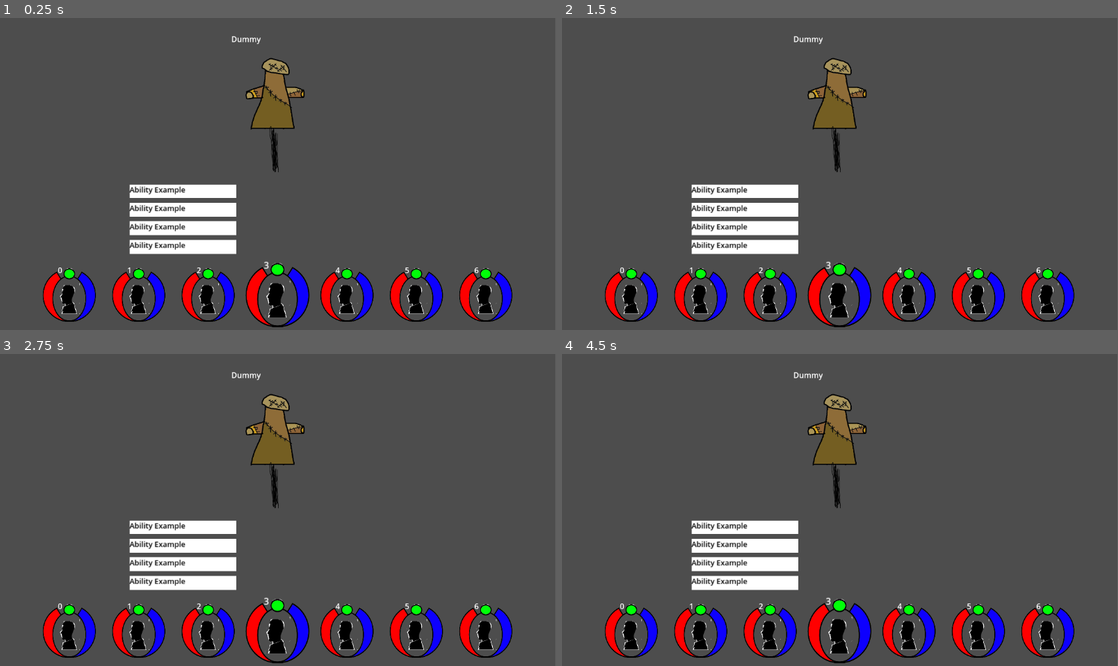
Above: before the commit, frames 1-4 (two rows, left to right).
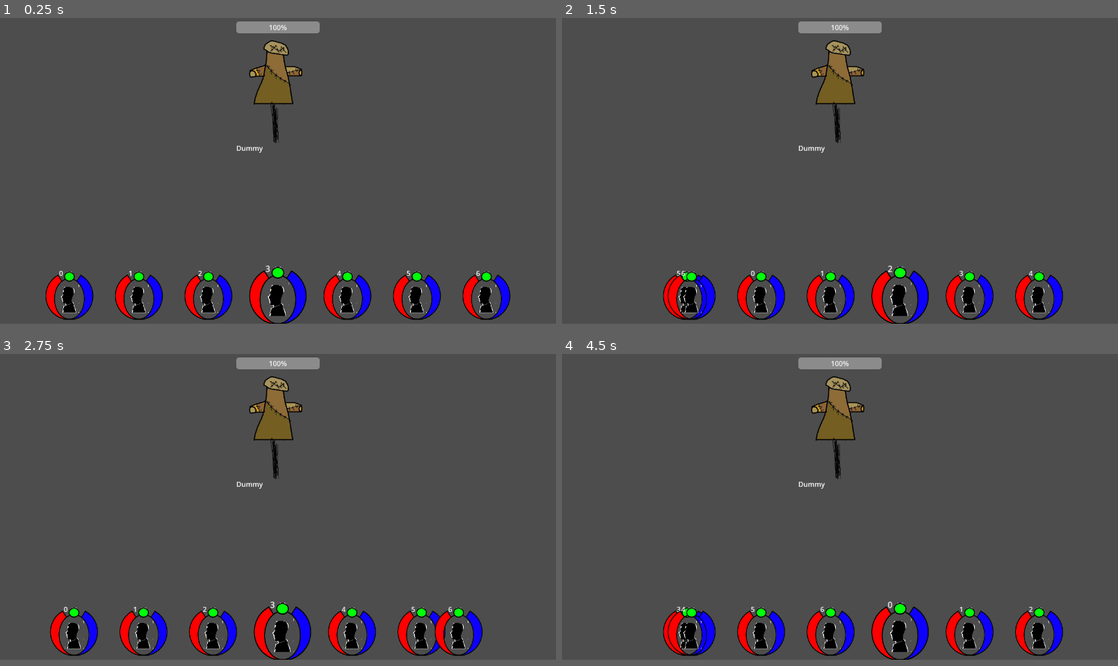
Above: after the commit, the same moments.

Repository: JaroschJr/RPG
Game: Godot game, scene res://Battle/Battlefield.tscn
Same seed, same stepped clock (60 frames per second), same inputs: the game is played once before the commit and once after it. The project has no main scene, so this scene is started directly.
Inputs (mouse positions are in pixels of both pictures, inside the frame that each line leads up to):
- Up to frame 1 (0.25 s): no input
- Up to frame 2 (1.5 s): tap Enter at 0.5 s; move the mouse to (628, 295) at 0.52 s; click (628, 295) at 0.6 s; tap Space at 1.25 s; move the mouse to (701, 295) at 1.27 s; click (701, 295) at 1.35 s
- Up to frame 3 (2.75 s): move the mouse to (205, 631) at 2.02 s; click (205, 631) at 2.1 s
- Up to frame 4 (4.5 s): move the mouse to (840, 631) at 2.77 s; click (840, 631) at 2.85 s; tap Enter at 3.5 s; move the mouse to (906, 631) at 3.52 s; click (906, 631) at 3.6 s; tap Space at 4.25 s; move the mouse to (979, 631) at 4.27 s; click (979, 631) at 4.35 s
In our replay, the window is 799x449 before the commit and 800x440 after it. These sizes can differ from the game's own. Grey fills any space a smaller window leaves; there, only what the larger window draws over its background counts as a difference.

The runs differ from the first frame. In frame 1, 10% of the frame differs, in the area x 7-93%, y 1-100%; in frame 2, 15%; in frame 3, 13%; in frame 4, 15%.
Error after the commit: Parse Error: Identifier "m" not declared in the current scope. (res://Battle/AbilityMenu.gd:19)

Commit message:
Laying groundwork for battle engine.

Diff:
--- a/Battle/AbilityMenu.gd
+++ b/Battle/AbilityMenu.gd
@@ -1,6 +1,8 @@
 extends Node2D
 
 var abilities
+
+signal AbilityUsedSignal(ab_id)
 
 # Called when the node enters the scene tree for the first time.
 func _ready():
@@ -14,6 +16,7 @@
 	for x in 4:		#4 generic ability placeholders. In the final version, this will be reading out of a list somewhere
 		var member = ability.instantiate()
 		add_child(member)
+		m
 		abilities.append(member)
 		tween.tween_property(member, "position" ,nextPosition,0.125).set_ease(Tween.EASE_OUT)
 		nextPosition.y = nextPosition.y + offset
@@ -23,3 +26,7 @@
 # Called every frame. 'delta' is the elapsed time since the previous frame.
 func _process(delta):
 	pass
+
+func _ability_used(ability_id):
+
+	AbilityUsedSignal.emit(ability_id)
--- a/Battle/AbilityMenuButton.gd
+++ b/Battle/AbilityMenuButton.gd
@@ -1,10 +1,15 @@
 extends Node2D
+var abilityName
+var ability_id
 
 
 # Called when the node enters the scene tree for the first time.
 func _ready():
 	pass # Replace with function body.
 
+func _on_click():
+	get_parent()._ability_used(ability_id)
+
 
 # Called every frame. 'delta' is the elapsed time since the previous frame.
 func _process(delta):
--- a/Battle/AbilityMenuButton.tscn
+++ b/Battle/AbilityMenuButton.tscn
@@ -1,9 +1,6 @@
-[gd_scene load_steps=3 format=3 uid="uid://pe1n35fd5qhm"]
+[gd_scene load_steps=2 format=3 uid="uid://pe1n35fd5qhm"]
 
 [ext_resource type="Script" path="res://Battle/AbilityMenuButton.gd" id="1_hnhqy"]
-
-[sub_resource type="RectangleShape2D" id="RectangleShape2D_td6eh"]
-size = Vector2(184, 24)
 
 [node name="AbilityMenuButon" type="Node2D"]
 script = ExtResource("1_hnhqy")
@@ -12,12 +9,6 @@
 offset_right = 184.0
 offset_bottom = 24.0
 
-[node name="Area2D" type="Area2D" parent="."]
-
-[node name="CollisionShape2D" type="CollisionShape2D" parent="Area2D"]
-position = Vector2(92, 12)
-shape = SubResource("RectangleShape2D_td6eh")
-
 [node name="Label" type="Label" parent="."]
 offset_right = 192.0
 offset_bottom = 24.0
@@ -25,3 +16,10 @@
 theme_override_font_sizes/font_size = 13
 text = "Ability Example
 "
+
+[node name="Button" type="Button" parent="."]
+offset_right = 184.0
+offset_bottom = 24.0
+flat = true
+
+[connection signal="button_down" from="Button" to="." method="_on_click"]
--- a/Battle/BatleCharacter.gd
+++ b/Battle/BatleCharacter.gd
@@ -30,3 +30,7 @@
 
 func _open_ability_menu():
 	$AbilityMenu.show()
+
+func _ability_selected(ability_id):
+	battle_globals._ready_ability(ability_id, self)
+	print("ability selected")
--- a/Battle/BatleCharacter.tscn
+++ b/Battle/BatleCharacter.tscn
@@ -31,3 +31,4 @@
 
 [connection signal="mouse_entered" from="Area2D" to="." method="_on_area_2d_mouse_entered"]
 [connection signal="mouse_exited" from="Area2D" to="." method="_on_area_2d_mouse_exited"]
+[connection signal="AbilityUsedSignal" from="AbilityMenu" to="." method="_ability_selected"]
--- a/Battle/Battlefield.gd
+++ b/Battle/Battlefield.gd
@@ -1,9 +1,11 @@
 extends Node2D
 var party
 var center
+var readied_ability
 
 # Called when the node enters the scene tree for the first time.
 func _ready():
+	battle_globals._set_battlefield_ref(self)
 	var tween = get_tree().create_tween().set_parallel(true)
 	var pMember = load("res://Battle/BatleCharacter.tscn")
 	party = []
@@ -54,3 +56,6 @@
 		_party_space()
 		await get_tree().create_timer(0.125).timeout
 	center._open_ability_menu()
+
+func _loaded_ability_name(new_ab):
+	$AbilityReadied.text = new_ab
--- a/Battle/Battlefield.tscn
+++ b/Battle/Battlefield.tscn
@@ -4,24 +4,20 @@
 [ext_resource type="PackedScene" uid="uid://btuuhwy34fbpv" path="res://Battle/TrainingDummy.tscn" id="2_44noh"]
 
 [sub_resource type="RectangleShape2D" id="RectangleShape2D_fn0um"]
-size = Vector2(1152, 146)
+size = Vector2(1152, 128)
 
 [node name="Battlefield" type="Node2D"]
 script = ExtResource("1_iovn7")
 
 [node name="PartyArea" type="Area2D" parent="."]
-position = Vector2(576, 576)
+position = Vector2(640, 640)
 
 [node name="CollisionShape2D" type="CollisionShape2D" parent="PartyArea"]
 shape = SubResource("RectangleShape2D_fn0um")
 
-[node name="ColorRect" type="ColorRect" parent="PartyArea"]
-offset_left = -576.0
-offset_top = -72.0
-offset_right = 576.0
-offset_bottom = 72.0
-color = Color(1, 1, 1, 0)
-metadata/_edit_use_anchors_ = true
+[node name="TrainingDummy" parent="." instance=ExtResource("2_44noh")]
+position = Vector2(640, 160)
 
-[node name="TrainingDummy" parent="." instance=ExtResource("2_44noh")]
-position = Vector2(576, 192)
+[node name="AbilityReadied" type="Label" parent="."]
+offset_right = 104.0
+offset_bottom = 32.0
--- a/Battle/Enemy.gd
+++ b/Battle/Enemy.gd
@@ -1,12 +1,26 @@
 extends Node2D
 var health
+var maxHealth
+var mousedOver
 
 
 # Called when the node enters the scene tree for the first time.
 func _ready():
+	$HealthBar.value = 100
 	pass # Replace with function body.
 
 
 # Called every frame. 'delta' is the elapsed time since the previous frame.
 func _process(delta):
-	pass
+	if Input.is_action_just_pressed("click") && mousedOver:
+		if battle_globals.is_ability_selected:
+			ability_scripts._use_readied_ability(self)
+
+func _on_area_2d_mouse_entered():
+	mousedOver = true
+	print("Mouse enters")
+
+
+func _on_area_2d_mouse_exited():
+	mousedOver = false
+	print("Mouse exits")
--- a/Battle/Enemy.tscn
+++ b/Battle/Enemy.tscn
@@ -18,6 +18,15 @@
 
 [node name="Name" type="Label" parent="."]
 offset_left = -96.0
-offset_top = -160.0
+offset_top = 128.0
 offset_right = 96.0
-offset_bottom = -128.0
+offset_bottom = 160.0
+
+[node name="HealthBar" type="ProgressBar" parent="."]
+offset_left = -96.0
+offset_top = -152.0
+offset_right = 96.0
+offset_bottom = -125.0
+
+[connection signal="mouse_entered" from="Area2D" to="." method="_on_area_2d_mouse_entered"]
+[connection signal="mouse_exited" from="Area2D" to="." method="_on_area_2d_mouse_exited"]
--- /dev/null
+++ b/ability_scripts.gd
@@ -0,0 +1,17 @@
+extends Node
+
+
+# Called when the node enters the scene tree for the first time.
+func _ready():
+	pass # Replace with function body.
+
+
+# Called every frame. 'delta' is the elapsed time since the previous frame.
+func _process(delta):
+	pass
+
+func _use_readied_ability(target):
+	_use_ability(battle_globals.ability_user, battle_globals.ability_selected, target, battle_globals.battlefield_ref)
+
+func _use_ability(user, ability_id, target, battlefield):
+	print("Attack!")
--- /dev/null
+++ b/battle_globals.gd
@@ -0,0 +1,23 @@
+extends Node
+var is_ability_selected
+var ability_selected
+var ability_user
+var battlefield_ref
+
+# Called when the node enters the scene tree for the first time.
+func _ready():
+	is_ability_selected = false
+	pass # Replace with function body.
+
+func _set_battlefield_ref(brf):
+	battlefield_ref = brf
+
+# Called every frame. 'delta' is the elapsed time since the previous frame.
+func _process(delta):
+	pass
+
+func _ready_ability(ability_id, user):
+	ability_selected = ability_id
+	ability_user = user
+	is_ability_selected = true
+	pass
--- a/project.godot
+++ b/project.godot
@@ -14,6 +14,17 @@
 config/features=PackedStringArray("4.1", "Forward Plus")
 config/icon="res://icon.svg"
 
+[autoload]
+
+battle_globals="*res://battle_globals.gd"
+ability_scripts="*res://ability_scripts.gd"
+
+[display]
+
+window/size/viewport_width=1280
+window/size/viewport_height=704
+window/stretch/mode="viewport"
+
 [input]
 
 click={
